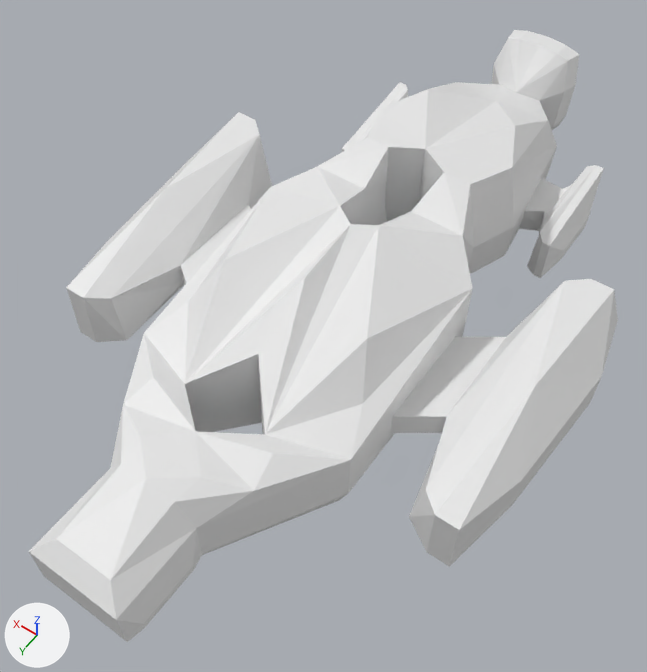
The Blender file kybons/blend/ships/elite.blend as it was, and as the next commit left it.
Both versions are drawn from a camera (50 mm lens) standing at (-18.4, 26.2, 42.2) and looking at (-0.2, 0.7, 2.0). Every picture has the same lights, and +X, +Y and +Z are marked at lower left.
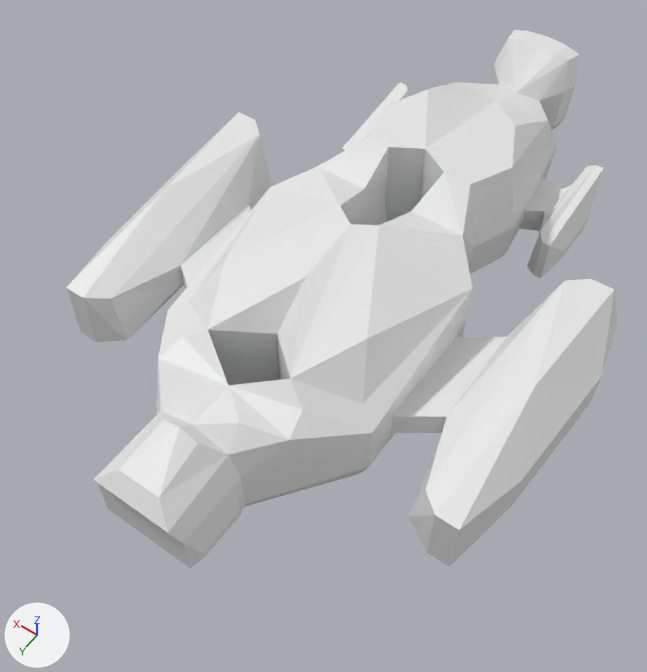
Where the change shows, as pixel boxes (x1, y1, x2, y2) in the pictures (647 x 672 px; the box of a moved part takes in the faces that stretch with it):
'Cube', reshaped (6% narrower, 12% shorter): before (29, 30, 618, 642); after (66, 30, 618, 568)
part 1 of me_cube_001, moved or reshaped: before (29, 189, 472, 642); after (93, 189, 472, 568)

Diff of the bpy script that builds the scene:
```diff
--- a/kybons/blend/ships/elite.blend.py
+++ b/kybons/blend/ships/elite.blend.py
@@ me_cube_001 @@
 me_cube_001.from_pydata(...)  # 162 vertices, 185 faces; spans x 0.0..14.4, y -25.3..19.8, z 0.0..8.6
 # used by ob_cube; location = (0.0, 0.0, 0.0)
 # verts and faces of me_cube_001; kept vertices keep their numbers, new ones are numbered from 162
 # before: 0 (2.2, 14.5, 0.0), 1 (0.0, 14.5, 0.0), 2 (2.2, 19.0, 0.0), 3 (0.0, 18.3, 0.0), 4 (2.6, 9.3, 0.0)
 # before: 5 (6.2, 7.8, 0.0), 19 (2.7, 14.5, 1.0), 20 (2.7, 19.8, 1.0) at pixel (43, 576), 21 (0.0, 19.8, 1.0) at pixel (84, 608), 22 (0.0, 11.8, 0.0)
 # before: 23 (2.6, 9.2, 1.2), 24 (6.7, 7.7, 1.2), 37 (2.7, 14.5, 3.8) at pixel (110, 468), 38 (2.7, 19.8, 3.8) at pixel (28, 551), 39 (0.0, 19.8, 3.8) at pixel (71, 584)
 # before: 40 (0.0, 11.1, 5.3) at pixel (195, 431), 41 (2.6, 9.1, 3.7), 42 (6.7, 7.6, 4.4) at pixel (143, 332), 56 (1.7, 14.5, 5.2) at pixel (120, 464), 57 (0.0, 14.5, 5.6) at pixel (146, 478)
 # before: 58 (1.7, 18.8, 4.7) at pixel (56, 538), 59 (0.0, 18.8, 4.7) at pixel (83, 559), 60 (2.6, 9.0, 4.7) at pixel (184, 383), 74 (3.0, 15.4, 1.3), 75 (3.0, 18.9, 1.3)
 # before: 76 (3.0, 15.4, 1.8), 77 (3.0, 18.9, 1.8), 78 (0.0, 6.4, 0.0) at pixel (261, 422), 80 (0.0, 6.3, 1.8) at pixel (260, 404), 82 (0.0, 6.2, 4.3) at pixel (259, 375)
 # before: 84 (0.0, 6.1, 6.1) at pixel (258, 353), 158 (4.1, 11.8, 4.9) at pixel (123, 404), 159 (1.9, 12.9, 5.5) at pixel (139, 435), 160 (3.8, 9.9, 5.3) at pixel (153, 376)
+# me_cube_001 part 1
+delete_vertices([39, 56, 58])  # with the faces that use them
+for i in [0, 1, 19, 37]: verts[i] += (0.0, -3.3, 0.0)
+for i in [5, 24, 42]: verts[i] += (0.0, -1.9, 0.0)
+for i in [20, 21, 38]: verts[i] += (0.0, -4.4, 0.0)
+for i in [80, 82, 84]: verts[i] += (0.0, -1.6, 0.0)
+verts[2] = (2.2, 14.7, 0.0)  # moved
+verts[3] = (0.0, 14.2, 0.0)  # moved
+verts[4] = (2.6, 7.0, 0.0)  # moved
+verts[22] = (0.0, 9.1, 0.0)  # moved
+verts[23] = (2.6, 7.0, 1.2)  # moved
+verts[41] = (2.6, 6.9, 3.7)  # moved
+verts[40] = (0.0, 8.5, 6.1)  # moved, pixel (228, 385)
+verts[57] = (0.0, 11.2, 6.0)  # moved, pixel (192, 424)
+verts[60] = (2.6, 6.8, 6.9)  # moved, pixel (207, 329)
+verts[74] = (3.0, 11.9, 1.3)  # moved
+verts[76] = (3.0, 11.9, 1.8)  # moved
+verts[75] = (3.0, 14.7, 1.3)  # moved
+verts[77] = (3.0, 14.7, 1.8)  # moved
+verts[78] = (0.0, 4.7, 0.0)  # moved
+verts[158] = (4.1, 9.1, 5.7)  # moved, pixel (158, 358)
+verts[159] = (1.9, 9.9, 6.3)  # moved, pixel (178, 384)
+verts[160] = (3.8, 7.5, 6.1)  # moved, pixel (182, 336)
+verts[59] = (0.0, 12.0, 6.8)  # moved, pixel (179, 426)
+verts[162] = (0.0, 15.4, 3.8)  # pixel (138, 511)
+verts[163] = (2.1, 11.2, 5.3)  # pixel (160, 410)
+verts[164] = (2.3, 15.8, 4.9)  # pixel (93, 479)
+verts[165] = (0.0, 15.8, 4.9)  # pixel (129, 505)
+verts[166] = (1.1, 12.0, 6.4)  # pixel (163, 420)
+verts[167] = (1.3, 15.0, 5.9)  # pixel (118, 469)
+verts[168] = (0.0, 15.0, 5.9)  # pixel (138, 483)
+faces += [(57, 163, 166, 59), (20, 21, 162, 38), (57, 159, 158, 163), (37, 163, 158), (59, 166, 167, 168), (164, 165, 168, 167)]
+faces += [(38, 162, 165, 164), (37, 38, 164, 163), (163, 164, 167, 166)]
```
